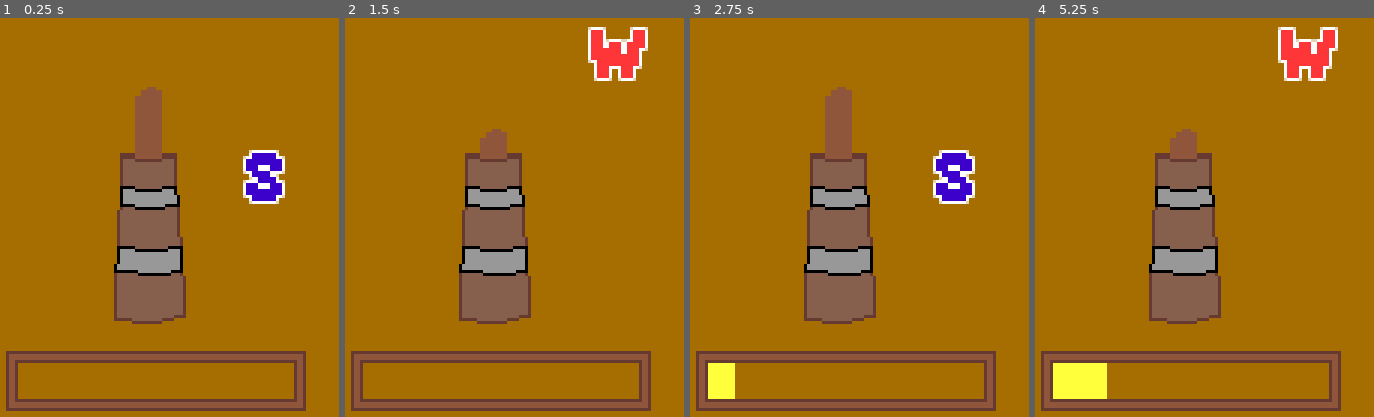
Above: before the commit, frames 1-4 (left to right).
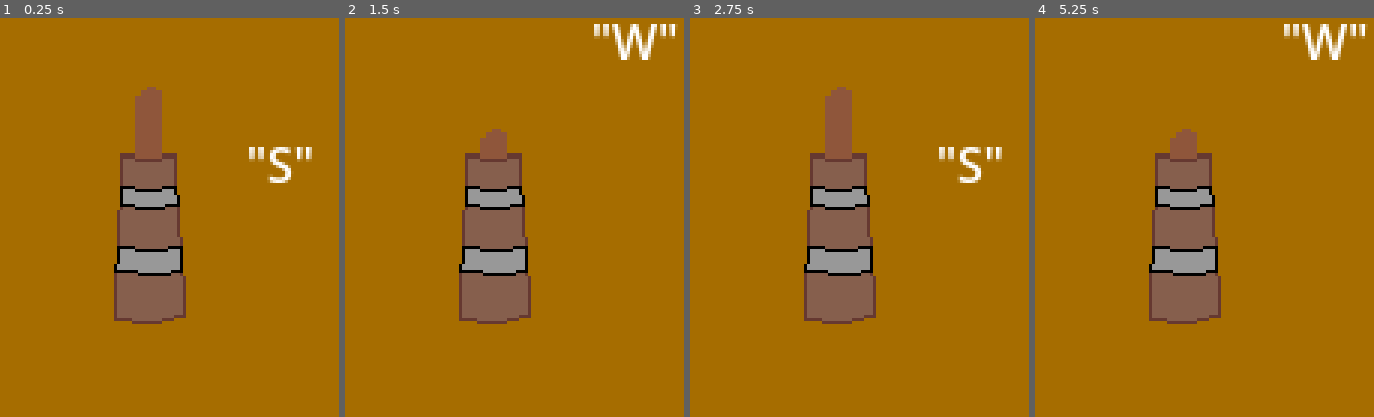
Above: after the commit, the same moments.

Repository: emmetl913/GMTK2024
Game: Godot game, scene res://games/ChurningGame/ChurningGame.tscn
Two runs of this game, one before a commit and one after it. Both use one fixed random seed, a clock stepped at 60 frames per second and the inputs below. This scene is started directly instead of the project's main scene. Sound files missing from this copy of the repository are replaced by a short silence.
Inputs (mouse positions are in pixels of both pictures, inside the frame that each line leads up to):
- Up to frame 1 (0.25 s): no input
- Up to frame 2 (1.5 s): tap Enter at 0.5 s; move the mouse to (663, 157) at 0.52 s; hold D (D) 0.53-1.28 s; tap S (S) at 0.8, 1.35 s; tap Space at 1.25 s; move the mouse to (358, 205) at 1.27 s
- Up to frame 3 (2.75 s): tap W (W) at 1.55 s; tap Enter at 2 s; move the mouse to (920, 77) at 2.02 s; hold W (W) from 2.03 s (still down); tap D (D) at 2.3 s
- Up to frame 4 (5.25 s): tap Space at 2.75, 4.25 s; move the mouse to (1157, 277) at 2.77 s; release W (W) at 2.78 s; tap A (A) at 2.85 s; tap S (S) at 3.05 s; tap Enter at 3.5 s; move the mouse to (outside the picture) at 3.52 s; hold D (D) 3.53-4.28 s; tap W (W) at 3.8 s; move the mouse to (outside the picture) at 4.27 s; click (outside the picture) at 4.35 s; tap D (D) at 4.55 s; move the mouse to (1231, 181) at 5.02 s; hold S (S) from 5.03 s (still down)

The runs differ from the first frame. In frame 1, 7.8% of the frame differs, in the area x 1-93%, y 32-99%; in frame 2, 8.3%; in frame 3, 8.5%; in frame 4, 9.7%, in the area x 1-99%, y 1-99%.
Error before the commit: Invalid call. Nonexistent function 'loseGame' in base 'Nil'. (res://games/base_game.gd:21)
Error after the commit: Invalid access to property or key 'size' on a base object of type 'null instance'. (res://games/ChurningGame/ChurningGame.gd:94)

Commit message:
seasoning game done

Diff:
--- a/games/ChurningGame/ChurningGame.tscn
+++ b/games/ChurningGame/ChurningGame.tscn
@@ -1,23 +1,9 @@
-[gd_scene load_steps=9 format=3 uid="uid://o7p2flp7fgen"]
+[gd_scene load_steps=5 format=3 uid="uid://o7p2flp7fgen"]
 
 [ext_resource type="Script" path="res://games/ChurningGame/ChurningGame.gd" id="1_lqwom"]
 [ext_resource type="Texture2D" uid="uid://48gffiswk2hw" path="res://assets/sprites/car.png" id="2_18sje"]
 [ext_resource type="AudioStream" uid="uid://dhl7jje60ing1" path="res://assets/sfx/churningsfx.wav" id="2_lsy3r"]
 [ext_resource type="Texture2D" uid="uid://dev3evhstt5k5" path="res://assets/sprites/carpressbottom.png" id="3_ay02x"]
-[ext_resource type="FontFile" uid="uid://dy03qa2n13w83" path="res://fonts/GrapeSoda.ttf" id="4_7kbfh"]
-[ext_resource type="Texture2D" uid="uid://dj6np1q78xs8v" path="res://assets/sprites/meter.png" id="6_26bj1"]
-
-[sub_resource type="LabelSettings" id="LabelSettings_d4otq"]
-font = ExtResource("4_7kbfh")
-font_size = 32
-font_color = Color(1, 0.211765, 0.219608, 1)
-outline_size = 4
-
-[sub_resource type="LabelSettings" id="LabelSettings_ho4u7"]
-font = ExtResource("4_7kbfh")
-font_size = 32
-font_color = Color(0.235294, 0.00784314, 0.796078, 1)
-outline_size = 4
 
 [node name="ChurningGame" type="Node2D"]
 script = ExtResource("1_lqwom")
@@ -45,39 +31,19 @@
 
 [node name="W" type="Label" parent="."]
 z_index = 4
-texture_filter = 1
 offset_left = 149.0
 offset_top = 21.0
 offset_right = 189.0
 offset_bottom = 44.0
-text = "W"
-label_settings = SubResource("LabelSettings_d4otq")
+text = "\"W\""
 
 [node name="S" type="Label" parent="."]
 z_index = 4
-texture_filter = 1
 offset_left = 149.0
 offset_top = 62.0
 offset_right = 189.0
 offset_bottom = 85.0
-text = "S"
-label_settings = SubResource("LabelSettings_ho4u7")
+text = "\"S\""
 
 [node name="ChurnSFX" type="AudioStreamPlayer" parent="."]
 stream = ExtResource("2_lsy3r")
-
-[node name="Meter" type="Node2D" parent="."]
-position = Vector2(69, 136)
-
-[node name="frame" type="Sprite2D" parent="Meter"]
-texture_filter = 1
-texture = ExtResource("6_26bj1")
-centered = false
-
-[node name="meter" type="ColorRect" parent="Meter"]
-offset_left = 4.0
-offset_top = 4.0
-offset_right = 64.0
-offset_bottom = 16.0
-color = Color(1, 1, 0.231373, 1)
-metadata/_edit_use_anchors_ = true
--- a/games/SeasoningGame/SeasoningGame.gd
+++ b/games/SeasoningGame/SeasoningGame.gd
@@ -25,12 +25,17 @@
 		sprites.append(load("res://assets/sprites/pinkshaker.png"))
 		sprites.append(load("res://assets/sprites/brownshaker.png"))
 		$DisplayTimer.wait_time = 0.5
-	if GlobalVars.game_stage == 1:
+	elif GlobalVars.game_stage == 1:
 		sprites.append(load("res://assets/sprites/bolt1.png"))
 		sprites.append(load("res://assets/sprites/bolt2.png"))
 		sprites.append(load("res://assets/sprites/nutt.png"))
 		sprites.append(load("res://assets/sprites/worsher.png"))
 		$DisplayTimer.wait_time = 0.3
+	elif GlobalVars.game_stage == 2:
+		sprites.append(load("res://assets/sprites/fire.png"))
+		sprites.append(load("res://assets/sprites/wooder.png"))
+		sprites.append(load("res://assets/sprites/erf.png"))
+		sprites.append(load("res://assets/sprites/wind.png"))
 	$PatternInit/Red.texture = sprites[0]
 	$PatternDisplay/Red.texture_normal = sprites[0]
 	$PatternInit/Blue.texture = sprites[1]
Binary file added: assets/sprites/erf.png
Not shown, added: assets/sprites/erf.png.import
Binary file added: assets/sprites/fire.png
Not shown, added: assets/sprites/fire.png.import
Binary file added: assets/sprites/wind.png
Not shown, added: assets/sprites/wind.png.import
Binary file added: assets/sprites/wooder.png
Not shown, added: assets/sprites/wooder.png.import
